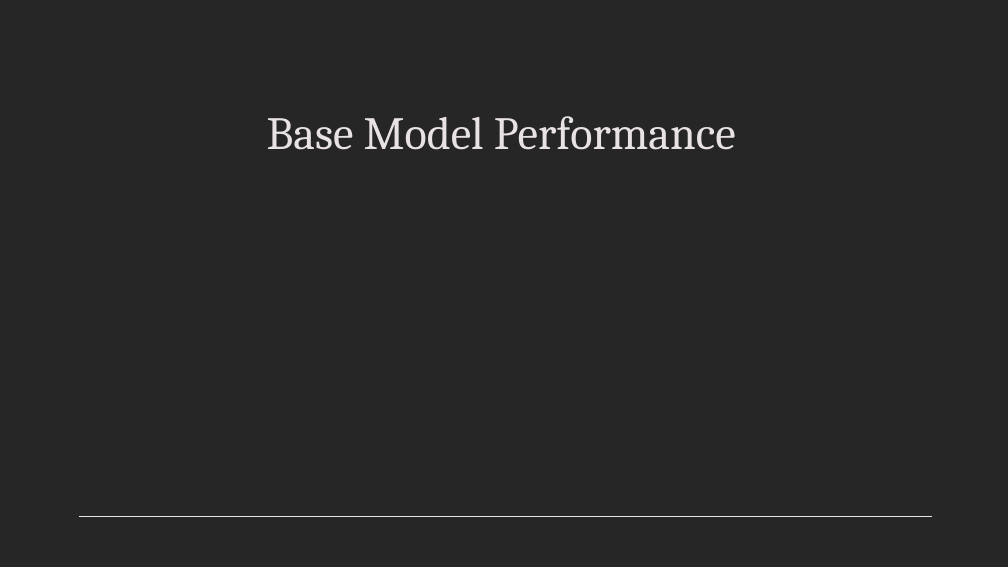
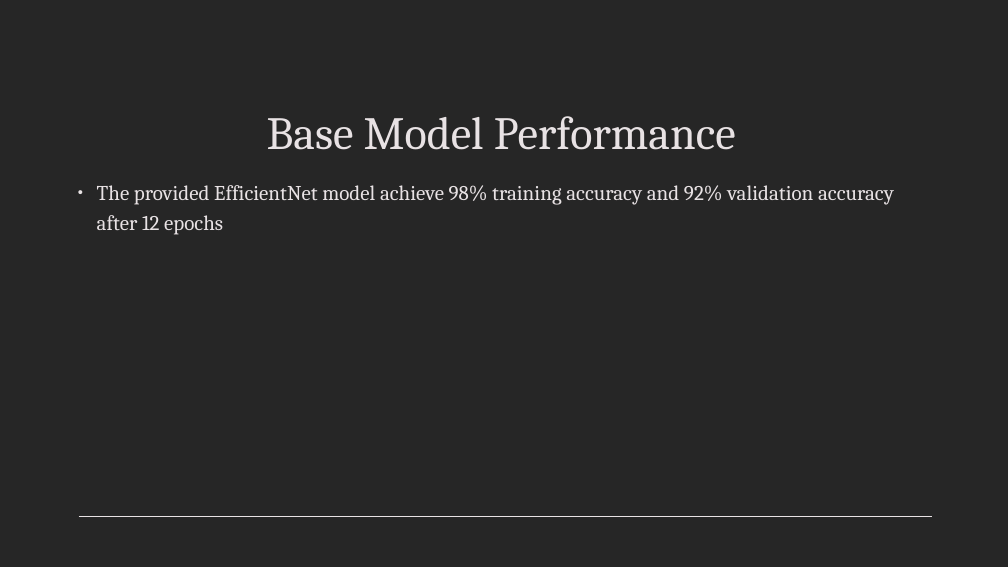
Before and after one commit to SeanMdata/Deep-Learning, a slide deck: slide 4 of Final_Presentation_Sean_Brendon.pptx. Drawn at 1008x567 pixels with LibreOffice and Linux fonts; fonts in the diff are those of the drawing. Boxes give left, top, right and bottom in pixels: in the first picture for what was removed or moved away, otherwise in the second. Text is boxed around its words. In the diff, an @@ line names an element or a change of style, - is before the commit and + after.

```diff
--- a/Final_Presentation_Sean_Brendon.pptx
+++ b/Final_Presentation_Sean_Brendon.pptx
@@ text added at [97,185,894,235], 20 pt, text #E8E2E4 @@
+• The provided EfficientNet model achieve 98% training accuracy and 92% validation accuracy after 12 epochs
```
Also in this commit, not shown: 2 slides added, 2 slides removed.
